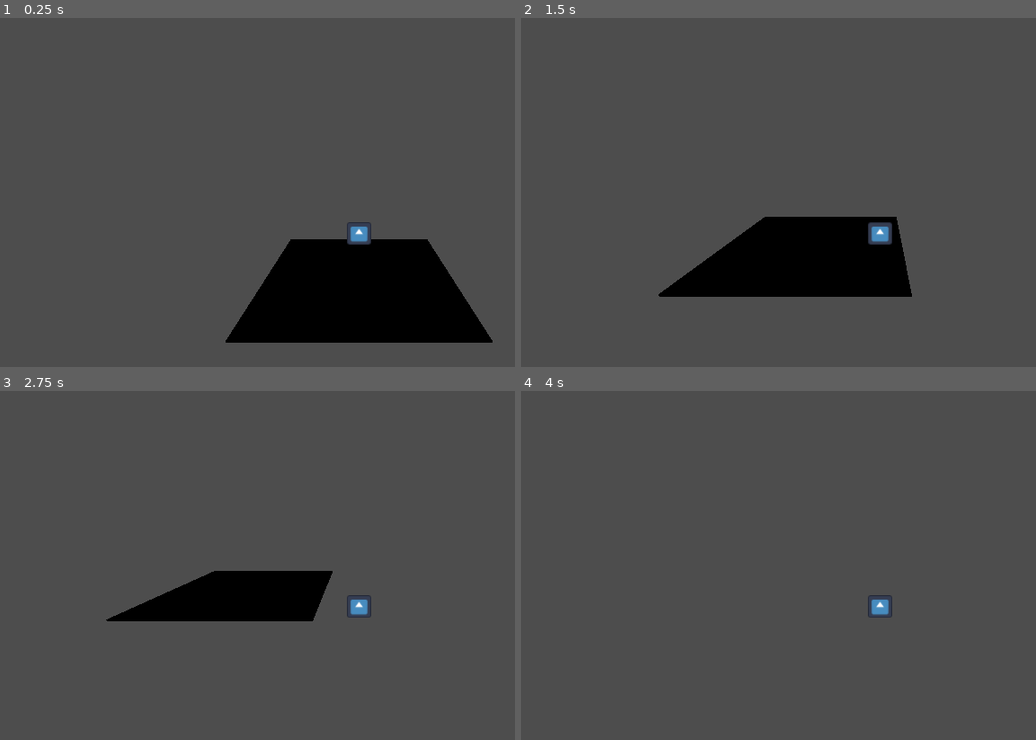
Above: before the commit, frames 1-4 (two rows, left to right).
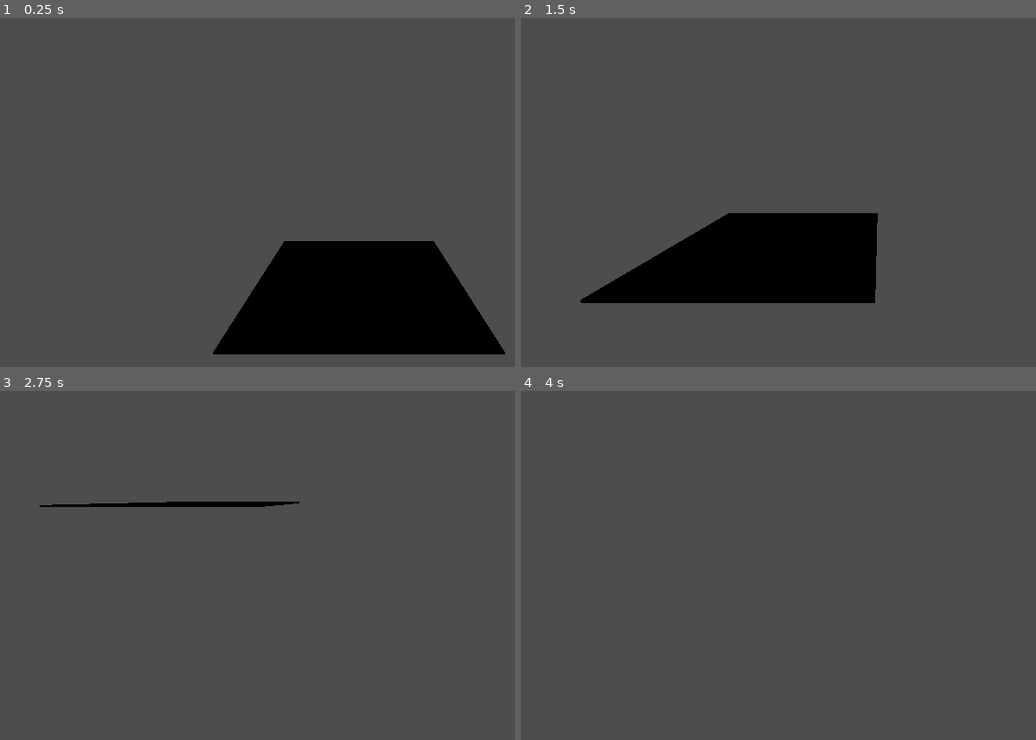
Above: after the commit, the same moments.

Repository: danieltsai-RSheepDV/Sol
Game: Godot game, scene res://Test Scenes/Combat Test.tscn
The game is run twice, just before and just after one commit, with the same random seed, the same clock (stepped at 60 frames per second) and the same inputs. The engine's default icon, where the game draws it, is replaced by a stand-in: a white triangle on a blue panel in a dark square.
Inputs:
- Up to frame 1 (0.25 s): no input
- Up to frame 2 (1.5 s): hold D (Right) 0.53-1.28 s; hold S (Down) from 1.28 s (still down)
- Up to frame 3 (2.75 s): release S (Down) at 2.03 s; hold D (Right) from 2.03 s (still down)
- Up to frame 4 (4 s): release D (Right) at 2.78 s; hold W (Up) 2.78-3.53 s; hold A (Left) from 3.53 s (still down)

The runs differ from the first frame. In frame 1, 2.8% of the frame differs, in the area x 41-99%, y 58-97%; in frame 2, 5.1%; in frame 3, 5.4%, in the area x 7-73%, y 31-66%; in frame 4, 0.2%.

Commit message:
Input lag issues

Diff:
--- a/Test Scenes/Combat Test.tscn
+++ b/Test Scenes/Combat Test.tscn
@@ -1,9 +1,10 @@
-[gd_scene load_steps=5 format=3 uid="uid://cllouylyqs5re"]
+[gd_scene load_steps=5 format=3 uid="uid://bqsroe50yh8n3"]
 
 [ext_resource type="Texture2D" uid="uid://clax1mb25j4l5" path="res://icon.svg" id="1_cgngt"]
 [ext_resource type="Script" path="res://Test Scenes/PlayerController.gd" id="1_qok2m"]
 
-[sub_resource type="CapsuleShape3D" id="CapsuleShape3D_ec6oo"]
+[sub_resource type="BoxShape3D" id="BoxShape3D_t5mhs"]
+size = Vector3(1.3, 1.24819, 0.1)
 
 [sub_resource type="BoxShape3D" id="BoxShape3D_8tgxs"]
 size = Vector3(10, 0.1, 10)
@@ -12,10 +13,12 @@
 
 [node name="CharacterBody3D" type="CharacterBody3D" parent="."]
 transform = Transform3D(1, 0, 0, 0, 1, 0, 0, 0, 1, 0, 1.49839, 0)
+visible = false
 script = ExtResource("1_qok2m")
 
 [node name="CollisionShape3D" type="CollisionShape3D" parent="CharacterBody3D"]
-shape = SubResource("CapsuleShape3D_ec6oo")
+transform = Transform3D(1, 0, 0, 0, 1, 0, 0, 0, 1, 0, 0.0259032, 0)
+shape = SubResource("BoxShape3D_t5mhs")
 
 [node name="Sprite3D" type="Sprite3D" parent="CharacterBody3D"]
 texture = ExtResource("1_cgngt")
@@ -25,6 +28,7 @@
 
 [node name="Camera3D" type="Camera3D" parent="CharacterBody3D/Cam"]
 transform = Transform3D(1, -3.30533e-16, 3.48309e-16, 3.48309e-16, 0.99863, -0.052336, -3.30533e-16, 0.052336, 0.99863, 2.08165e-12, 2.08165e-12, 13.89)
+fov = 70.0
 
 [node name="StaticBody3D" type="StaticBody3D" parent="."]
 transform = Transform3D(1, 0, 0, 0, 1, 0, 0, 0, 1, 0, -1.23112, 0)
--- a/Test Scenes/PlayerController.gd
+++ b/Test Scenes/PlayerController.gd
@@ -1,27 +1,39 @@
 extends CharacterBody3D
 
+const SMALL_NUMBER = 0.1
 
-const SPEED = 5.0
-const JUMP_VELOCITY = 4.5
+const speed = 8.0
+const accel = 4
+const decel = 4
+const velPower = 1
 
 # Get the gravity from the project settings to be synced with RigidBody nodes.
 var gravity = ProjectSettings.get_setting("physics/3d/default_gravity")
 
+# Internal Variables
+var targetVelocity = Vector3(0, 0, 0)
+
+func _process(delta):
+	# Get movement input
+	var input_dir = Input.get_vector("Left", "Right", "Up", "Down")
+	var direction = (transform.basis * Vector3(input_dir.x, 0, input_dir.y)).normalized()
+	if direction:
+		targetVelocity = direction * speed
+	else:
+		targetVelocity = Vector3.ZERO
 
 func _physics_process(delta):
 	# Add the gravity.
 	if not is_on_floor():
 		velocity.y -= gravity * delta
 
-	# Get the input direction and handle the movement/deceleration.
-	# As good practice, you should replace UI actions with custom gameplay actions.
-	var input_dir = Input.get_vector("Left", "Right", "Up", "Down")
-	var direction = (transform.basis * Vector3(input_dir.x, 0, input_dir.y)).normalized()
-	if direction:
-		velocity.x = direction.x * SPEED
-		velocity.z = direction.z * SPEED
-	else:
-		velocity.x = move_toward(velocity.x, 0, SPEED)
-		velocity.z = move_toward(velocity.z, 0, SPEED)
+	# Update Velocity
+	var xDif = targetVelocity.x - velocity.x
+	var xAccel = accel if (abs(velocity.x) > SMALL_NUMBER) else decel
+	velocity.x += delta * pow(abs(xDif) * xAccel, velPower) * sign(xDif)
+
+	var zDif = targetVelocity.z - velocity.z
+	var zAccel = accel if (abs(velocity.z) > SMALL_NUMBER) else decel
+	velocity.z += delta * pow(abs(zDif) * zAccel, velPower) * sign(zDif)
 
 	move_and_slide()
